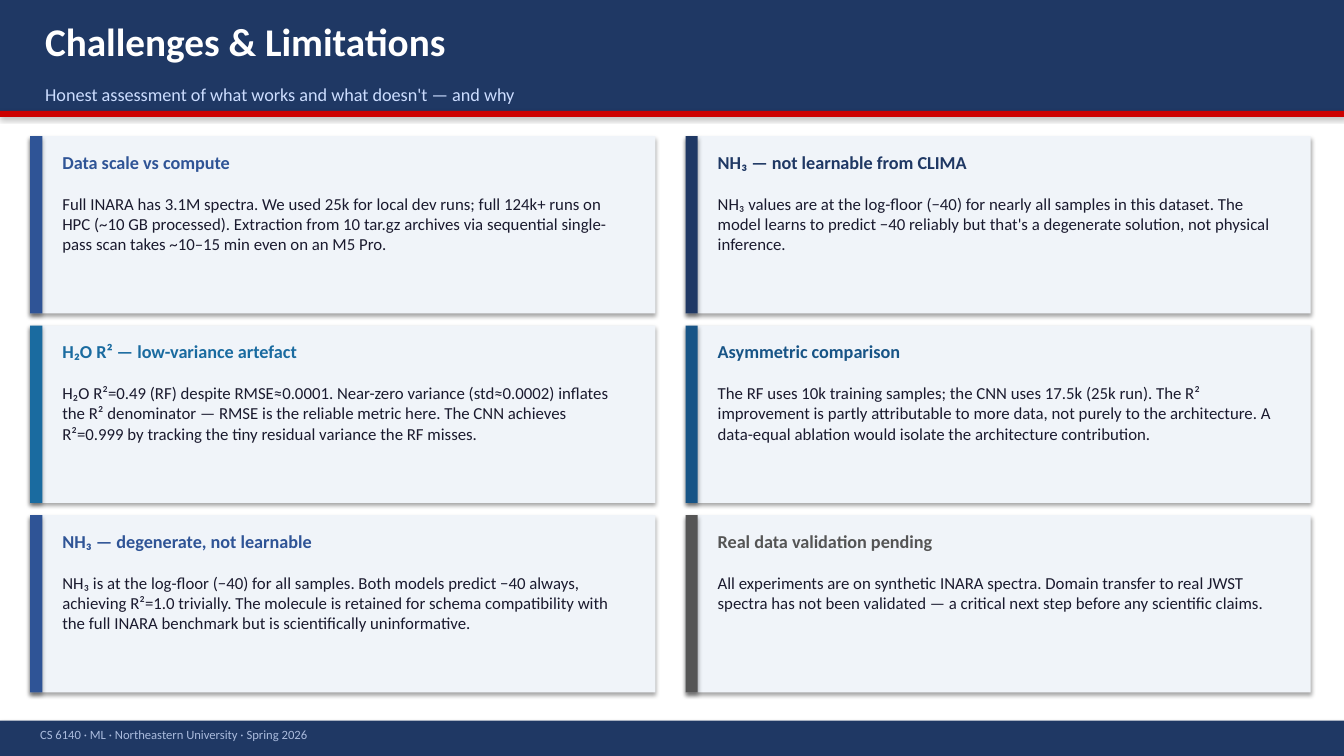
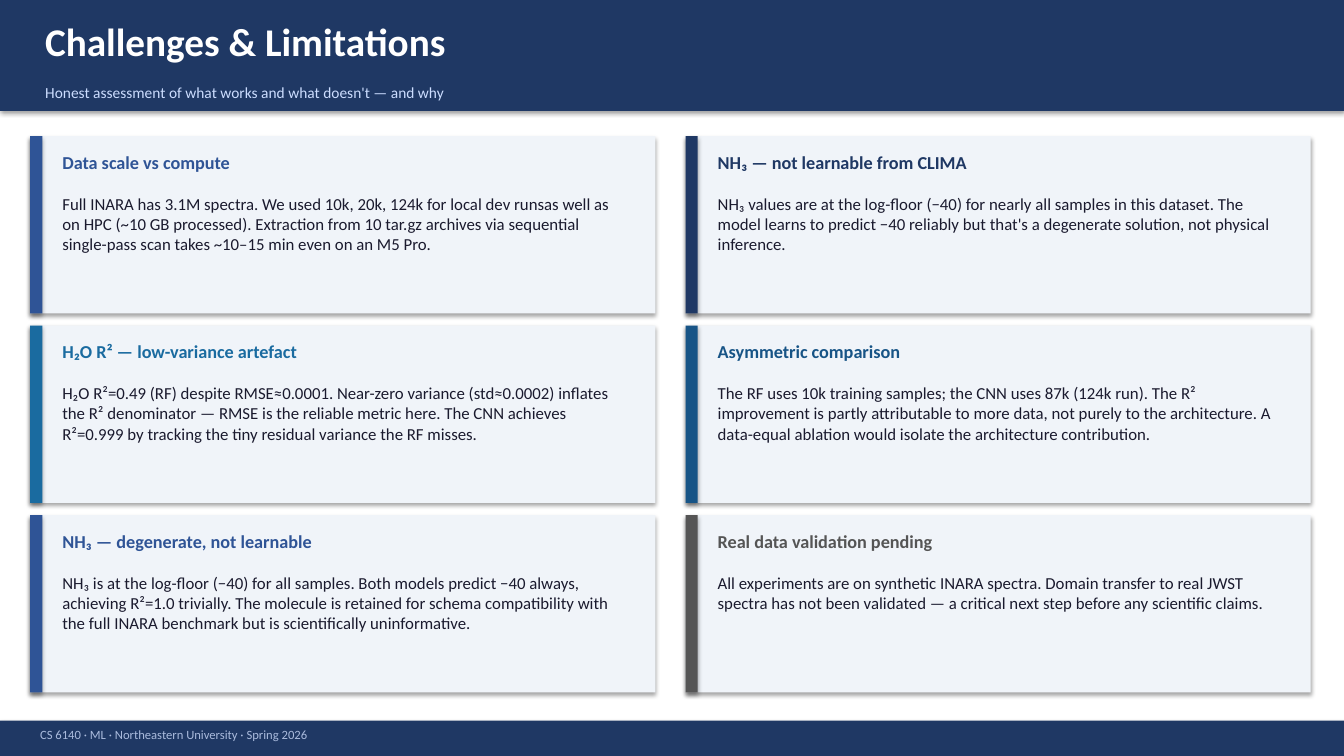
Before and after one commit to bshind87/inara-atmospheric-composition, a slide deck: slide 16 of docs/INARA_Presentation.pptx (slide 15 before the commit). Drawn at 1344x756 pixels with LibreOffice and Linux fonts; fonts in the diff are those of the drawing. Boxes give left, top, right and bottom in pixels: in the first picture for what was removed or moved away, otherwise in the second. Text is boxed around its words. In the diff, an @@ line names an element or a change of style, - is before the commit and + after.

```diff
--- a/docs/INARA_Presentation.pptx
+++ b/docs/INARA_Presentation.pptx
@@ text "Honest assessment of what works ..." at <box>45,87,444,101</box>: size 13 to 11 pt @@
@@ rectangle removed at <box>0,111,1344,117</box> @@
@@ text at <box>62,198,609,253</box>: text changed @@
-Full INARA has 3.1M spectra. We used 25k for local dev runs; full 124k+ runs on HPC (~10 GB processed). Extraction from 10 tar.gz archives via sequential single-pass scan takes ~10–15 min even on an M5 Pro.
+Full INARA has 3.1M spectra. We used 10k, 20k, 124k for local dev runsas well as on HPC (~10 GB processed). Extraction from 10 tar.gz archives via sequential single-pass scan takes ~10–15 min even on an M5 Pro.
@@ text at <box>718,386,1271,443</box>: text changed @@
-The RF uses 10k training samples; the CNN uses 17.5k (25k run). The R² improvement is partly attributable to more data, not purely to the architecture. A data-equal ablation would isolate the architecture contribution.
+The RF uses 10k training samples; the CNN uses 87k (124k run). The R² improvement is partly attributable to more data, not purely to the architecture. A data-equal ablation would isolate the architecture contribution.
```
Also in this commit, not shown: 13 other slides changed, 5 slides added, 4 slides removed, 2 other files.
